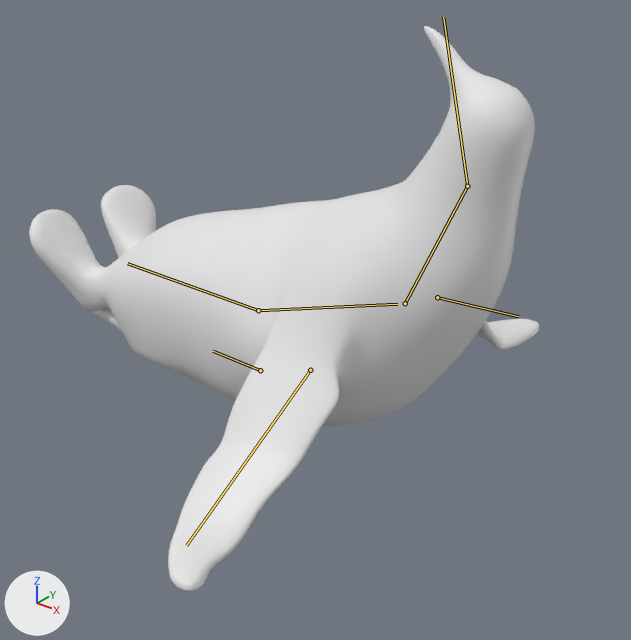
The glTF model penguin-rest-rig.glb, before and after one commit.
Both versions are drawn from a 50 mm lens placed at (0.0943, -0.102, 0.0773), pointed at (0.0112, 0.0019, 0.0129). Every picture has the same lights, and +X, +Y and +Z are marked at lower left. The first picture is the older version. The bones that change, and the others that lie on the model, are drawn over the model as lines.

Objects in the first picture: 'PEL_summer'.
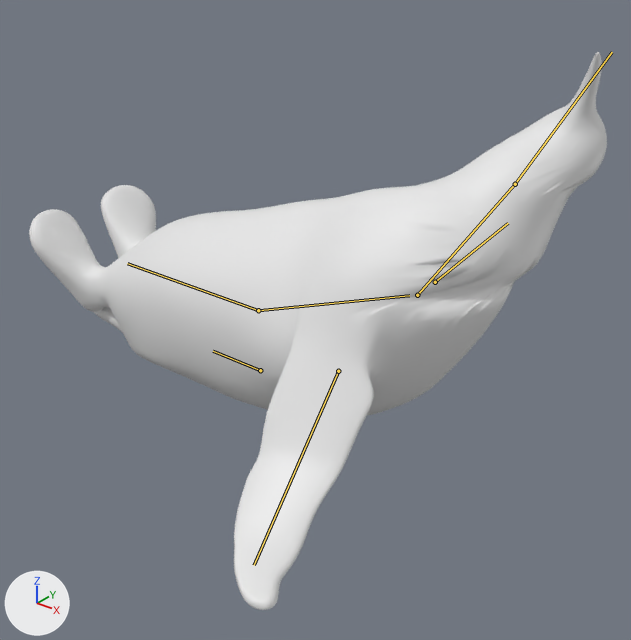
The newer file adds an action. The first version stands in its rest pose; the second is drawn at frame 24 of the action 'Preen'.

What differs and where, as boxes (x1, y1, x2, y2) in the pictures (631 x 640 px):
'PEL_summer', posed (13% wider)
    before: (29, 26, 539, 591)
    after: (29, 52, 607, 610)
bone 'chest', root to tip
    before: (258, 310) to (397, 304)
    after: (258, 310) to (409, 295)
bone 'flipper.L', root to tip
    before: (437, 297) to (518, 316)
    after: (435, 282) to (508, 223)
bone 'flipper.R', root to tip
    before: (310, 370) to (186, 545)
    after: (338, 371) to (254, 565)
bone 'neck', root to tip
    before: (405, 303) to (467, 186)
    after: (417, 295) to (515, 184)
bone 'head', root to tip
    before: (467, 186) to (443, 17)
    after: (515, 184) to (612, 52)

What the commit changed:
Bone 'chest' (bone_chest) turns from (0, 0, 0) to (-2, 6, 7) degrees about its own x, y and z.
Bone 'flipper.L' (bone_flipper_l) turns from (0, 0, 0) to (26, 2, 1) degrees about its own x, y and z.
Bone 'flipper.R' (bone_flipper_r) turns from (0, 0, 0) to (3, 0, 1) degrees about its own x, y and z.
Bone 'neck' (bone_neck) turns from (0, 0, 0) to (-32, 40, -21) degrees about its own x, y and z.
Bone 'head' (bone_head) turns from (0, 0, 0) to (13, 26, -19) degrees about its own x, y and z.
